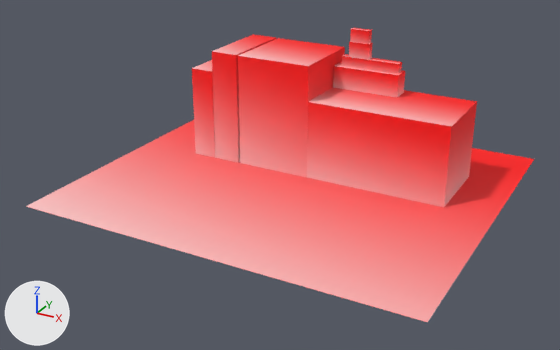
What one commit did to the FBX model GameTemplate/Game/Assets/modelData/hospital.FBX.
Camera for both pictures: a 50 mm lens placed at (8.76, -18.13, 8.22), pointed at (0.19, -2.56, 0.43). Every picture has the same lights, and +X, +Y and +Z are marked at lower left. Where no turn or scale is listed for an object, it has been applied to the vertices.
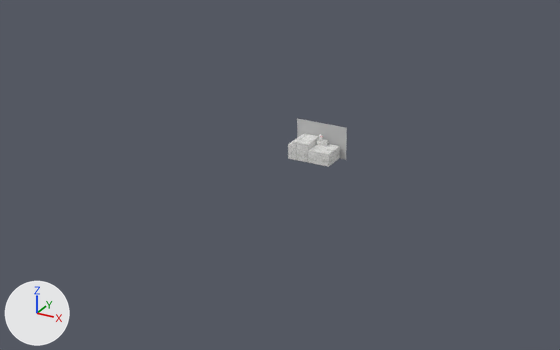
The change, as a list of edits to the scene's bpy script:
```text
Change me_mesh_008:
    where me_mesh_008.from_pydata(...)  # 8 vertices, 6 faces; spans x -3.0..3.0, y -2.75..2.75, z 0.0..5.12
    remove me_mesh_008.materials.append(mat_material__48)  # picture img_maou_png
    add me_mesh_008.materials.append(mat_material__47)  # picture img_tospashop_407884_jpg
Change me_mesh_005:
    where me_mesh_005.from_pydata(...)  # 8 vertices, 6 faces; spans x -13.5..13.5, y -8.1..8.1, z 0.0..8.7
    remove me_mesh_005.materials.append(mat_material__48)  # picture img_maou_png
    add me_mesh_005.materials.append(mat_material__44)  # picture img_images_jpg
Change me_mesh_002:
    where me_mesh_002.from_pydata(...)  # 8 vertices, 6 faces; spans x -21.2..21.2, y -44.1..44.1, z 0.0..62.9
    remove me_mesh_002.materials.append(mat_material__48)  # picture img_maou_png
    add me_mesh_002.materials.append(mat_material__49)  # picture img_images_jpg
Change me_mesh_001:
    where me_mesh_001.from_pydata(...)  # 8 vertices, 6 faces; spans x -27.1..27.1, y -29.7..29.7, z 0.0..36.0
    remove me_mesh_001.materials.append(mat_material__48)  # picture img_maou_png
    add me_mesh_001.materials.append(mat_material__41)  # picture img_images_jpg
Change me_mesh_006:
    where me_mesh_006.from_pydata(...)  # 8 vertices, 6 faces; spans x -12.6..12.6, y -3.8..3.8, z 0.0..5.1
    remove me_mesh_006.materials.append(mat_material__48)  # picture img_maou_png
    add me_mesh_006.materials.append(mat_material__45)  # picture img_images_jpg
Change me_mesh_003:
    where me_mesh_003.from_pydata(...)  # 8 vertices, 6 faces; spans x -8.0..8.0, y -35.9..35.9, z 0.0..64.6
    remove me_mesh_003.materials.append(mat_material__48)  # picture img_maou_png
    add me_mesh_003.materials.append(mat_material__42)  # picture img_images_jpg
Change me_mesh_007:
    where me_mesh_007.from_pydata(...)  # 8 vertices, 6 faces; spans x -3.65..3.65, y -3.05..3.05, z 0.0..5.45
    remove me_mesh_007.materials.append(mat_material__48)  # picture img_maou_png
    add me_mesh_007.materials.append(mat_material__46)  # picture img_images_jpg
Change me_mesh_004:
    where me_mesh_004.from_pydata(...)  # 8 vertices, 6 faces; spans x -5.6..5.6, y -36.4..36.4, z 0.0..42.8
    remove me_mesh_004.materials.append(mat_material__48)  # picture img_maou_png
    add me_mesh_004.materials.append(mat_material__43)  # picture img_images_jpg
Change ob_box008:
    ob_box008.location: (1.05, 0.2, 3.19) -> (0.08, -0.01, 0.55)
    ob_box008.scale: (0.087, 0.0299, 0.087) -> (0.015, 0.01, 0.015)
Change ob_box005:
    ob_box005.location: (1.34, 0.16, 2.07) -> (0.13, -0.02, 0.36)
    ob_box005.scale: (0.0669, 0.0299, 0.0669) -> (0.0115, 0.01, 0.0115)
Change ob_box002:
    ob_box002.location: (-0.61, -0.42, -0.03) -> (-0.21, -0.22, 0.0)
    ob_box002.scale: (0.0481, 0.0244, 0.0481) -> (0.00827, 0.00818, 0.00827)
Change ob_box001:
    ob_box001.location: (2.26, -0.45, -0.03) -> (0.28, -0.23, 0.0)
    ob_box001.scale: (0.0684, 0.0351, 0.0581) -> (0.0118, 0.0118, 0.01)
Change ob_box006:
    ob_box006.location: (1.37, 0.22, 2.58) -> (0.13, -0.01, 0.45)
    ob_box006.scale: (0.0628, 0.0299, 0.0628) -> (0.0108, 0.01, 0.0108)
Change ob_box003:
    ob_box003.location: (-2.06, -0.43, -0.03) -> (-0.46, -0.22, 0.0)
    ob_box003.scale: (0.047, 0.0299, 0.047) -> (0.00809, 0.01, 0.00809)
Change ob_box007:
    ob_box007.location: (1.05, 0.2, 2.87) -> (0.08, -0.01, 0.5)
    ob_box007.scale: (0.0783, 0.0299, 0.0783) -> (0.0135, 0.01, 0.0135)
Remove ob_plane002:
    ob_plane002 = bpy.data.objects.new('Plane002', me_mesh_009)
Change ob_box004:
    ob_box004.location: (-2.77, -0.42, -0.03) -> (-0.58, -0.22, 0.0)
    ob_box004.scale: (0.0581, 0.0299, 0.0581) -> (0.01, 0.01, 0.01)
```

Pixel boxes (x1, y1, x2, y2) of what changed, in the pictures (560 x 350 px):
'Plane002', deleted (pink): before (26, 120, 534, 322)
'Box001', recoloured, moved, rescaled (81% narrower, 80% shorter): before (307, 87, 477, 207); after (308, 144, 340, 167)
'Box002', recoloured, moved, rescaled (78% narrower, 79% shorter): before (238, 38, 345, 177); after (296, 134, 319, 162)
'Box003', recoloured, moved, rescaled (74% narrower, 79% shorter): before (212, 34, 276, 163); after (292, 134, 308, 160)
'Box004', recoloured, moved, rescaled: before (192, 60, 215, 157); after (288, 142, 292, 159)
'Box005', recoloured, moved, rescaled: before (333, 62, 405, 97); after (316, 140, 329, 147)
'Box006', recoloured, moved, rescaled (82% narrower, 80% shorter): before (342, 54, 402, 73); after (318, 139, 328, 142)
'Box007', recoloured, moved, rescaled (not visible afterwards): before (349, 42, 372, 60)
'Box008', recoloured, moved, rescaled (not visible afterwards): before (350, 28, 372, 44)
'Plane001', unchanged, uncovered by the edit: after (297, 118, 347, 160)
